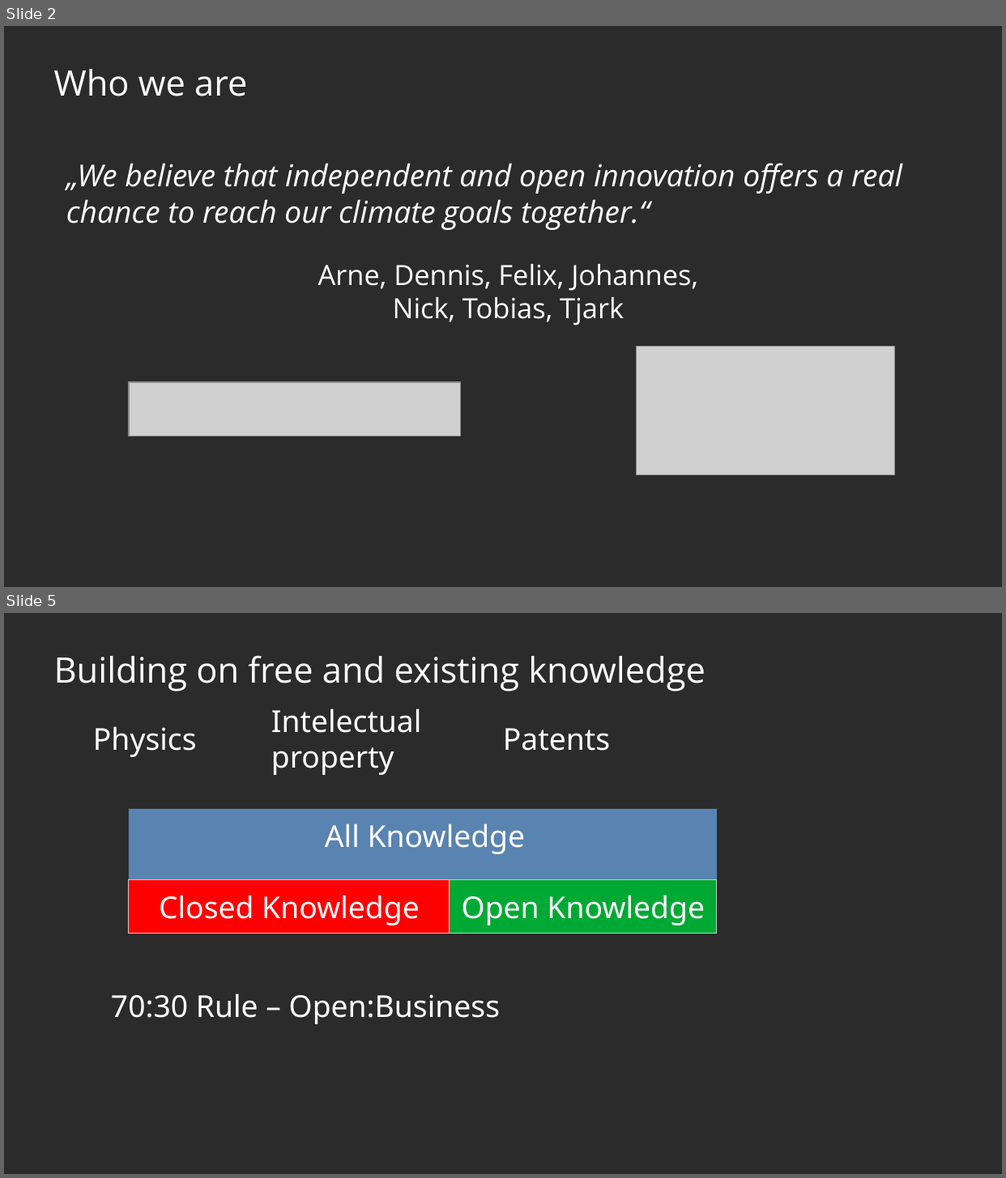
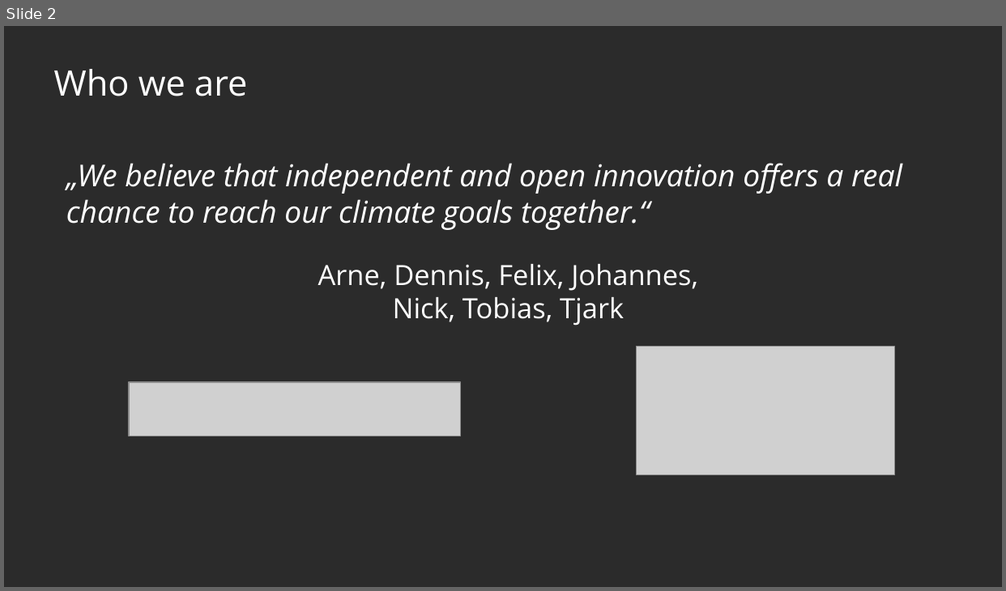
Before and after one commit to protontypes/documents, a slide deck: slides/2020-10-27_protontypes_GeneralSlides_R02.odp. Shown one above the other, each under a label of ours: slides 2 and 5 before the commit, slide 2 after it; the slides between them are not shown. The pictures are 1006x1178 and 1006x591 pixels, drawn with LibreOffice and Linux fonts; fonts in the diff are those of the drawing; grey boxes stand for pictures; background and template pictures are left out; a plain dark background stands for a picture behind light text. Boxes give left, top, right and bottom in pixels: in the first picture for what was removed or moved away, otherwise in the second. Text is boxed around its words. In the diff, an @@ line names an element or a change of style, - is before the commit and + after.

```diff
--- a/slides/2020-10-27_protontypes_GeneralSlides_R02.odp
+++ b/slides/2020-10-27_protontypes_GeneralSlides_R02.odp
@@ slide 5 removed at (4,613,1002,1174), background picture (left out) @@
@@ title removed at (54,655,705,692) @@
-Building on free and existing knowledge
@@ text removed at (271,709,422,775) @@
-Intelectual property
@@ text removed at (93,726,197,757) @@
-Physics
@@ text removed at (503,728,610,751) @@
-Patents
@@ rectangle removed at (129,810,718,935) @@
@@ text removed at (325,824,526,854) @@
-All Knowledge
@@ rectangle removed at (129,880,450,934) @@
@@ text removed at (159,895,420,926) @@
-Closed Knowledge
@@ rectangle removed at (450,880,717,934) @@
@@ text removed at (462,895,705,926) @@
-Open Knowledge
@@ text removed at (111,994,500,1024) @@
-70:30 Rule – Open:Business
```
Also in this commit, not shown: 5 slides changed, 4 slides added, 2 other slides removed, 2 other files.
